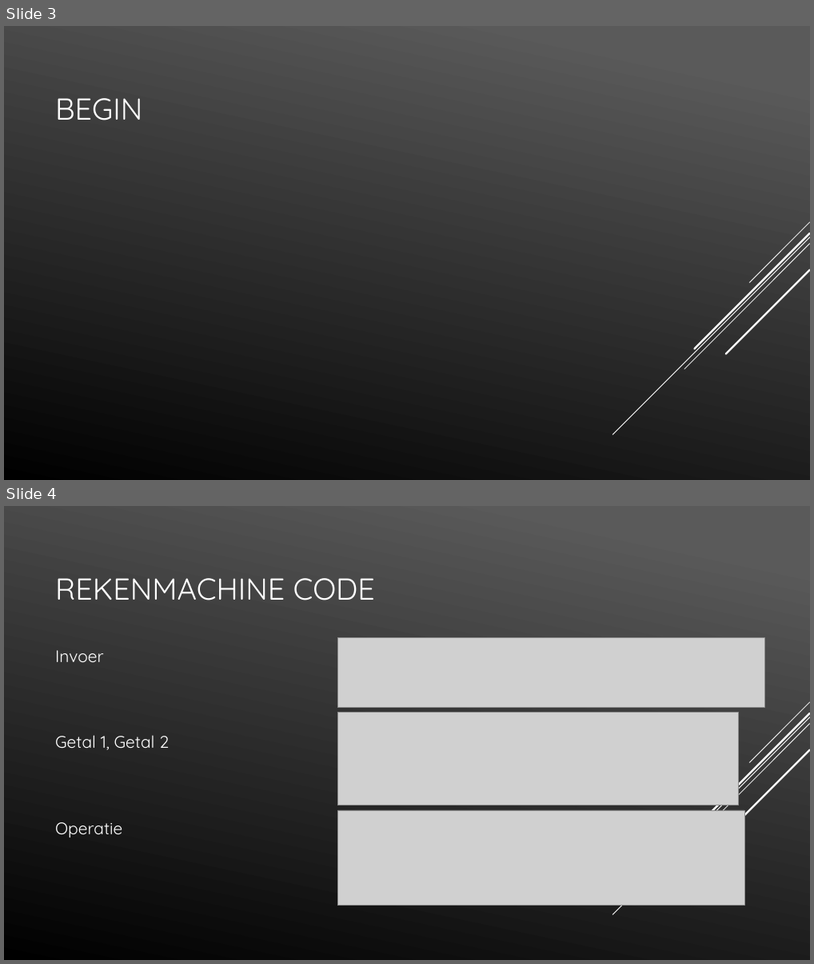
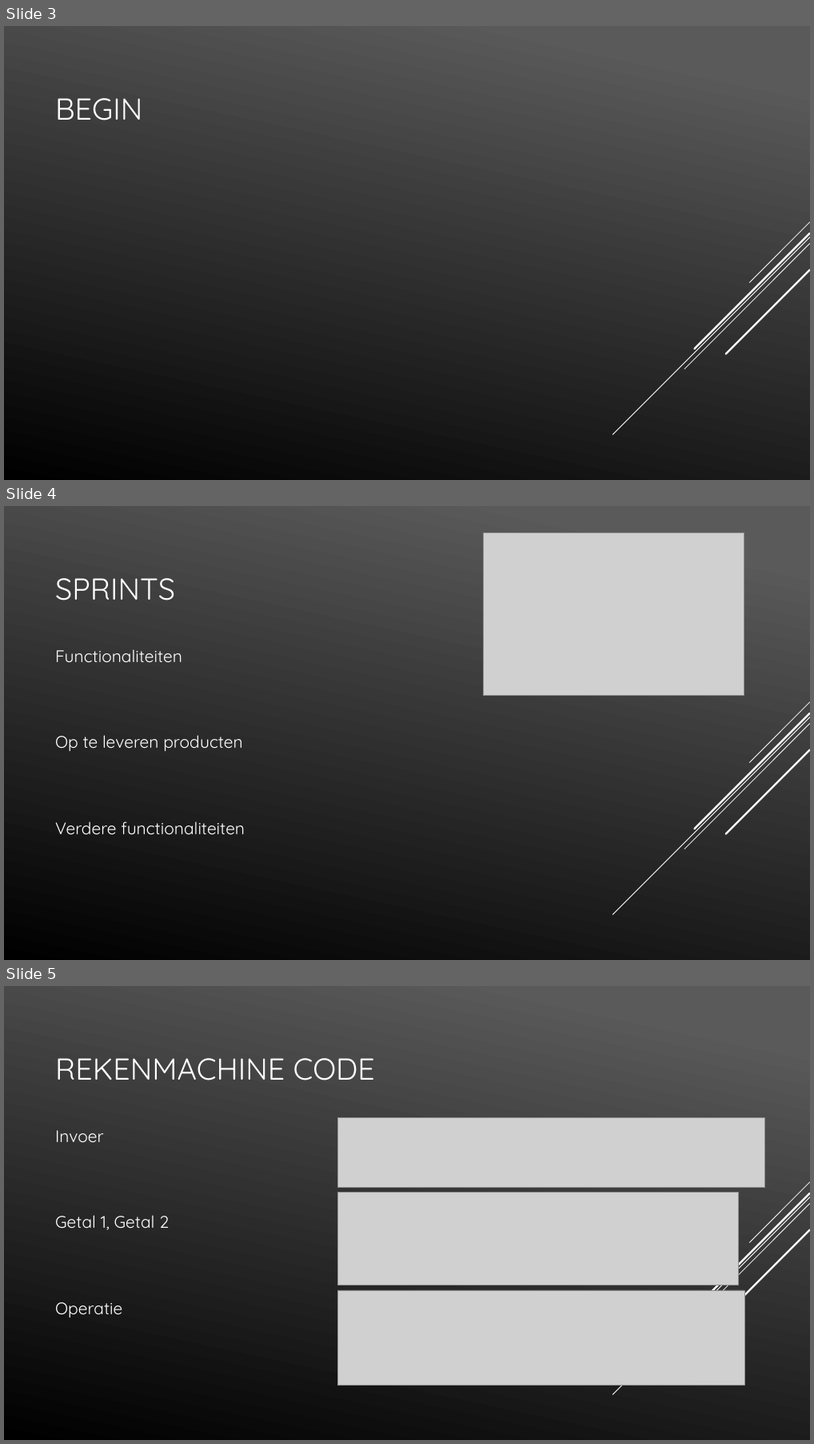
Before and after one commit to LucasHuls/Calc4You-Project-Groep-5, a slide deck: PowerPoint.pptx. Shown one above the other, each under a label of ours: slides 3 and 4 before the commit, slides 3, 4 and 5 after it. The pictures are 814x964 and 814x1444 pixels, drawn with LibreOffice and Linux fonts; fonts in the diff are those of the drawing; grey boxes stand for pictures. Boxes give left, top, right and bottom in pixels: in the first picture for what was removed or moved away, otherwise in the second. Text is boxed around its words. In the diff, an @@ line names an element or a change of style, - is before the commit and + after.

```diff
--- a/PowerPoint.pptx
+++ b/PowerPoint.pptx
@@ slide 4 added at <box>4,506,810,960</box>, background gradient #5B5B5B to #000000; not listed: 5 template elements that a slide beside it also shows @@
@@ picture added at <box>484,532,745,696</box> @@
@@ title added at <box>55,578,175,600</box>, 36 pt, text #FFFFFF @@
+SPRINTS
@@ text added at <box>55,649,245,834</box>, 20 pt, text #FFFFFF @@
+Functionaliteiten
+Op te leveren producten
+Verdere functionaliteiten
@@ what was slide 4 is now slide 5 @@
```
Also in this commit, not shown: 3 other files.
